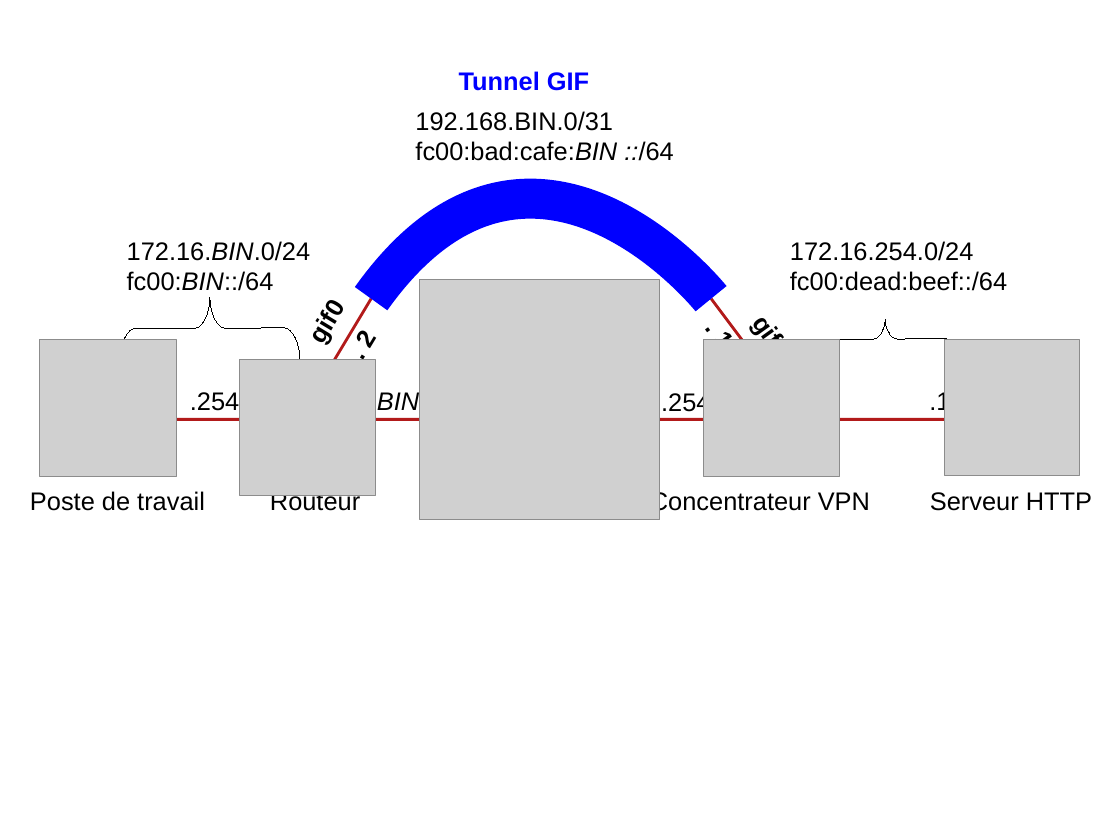
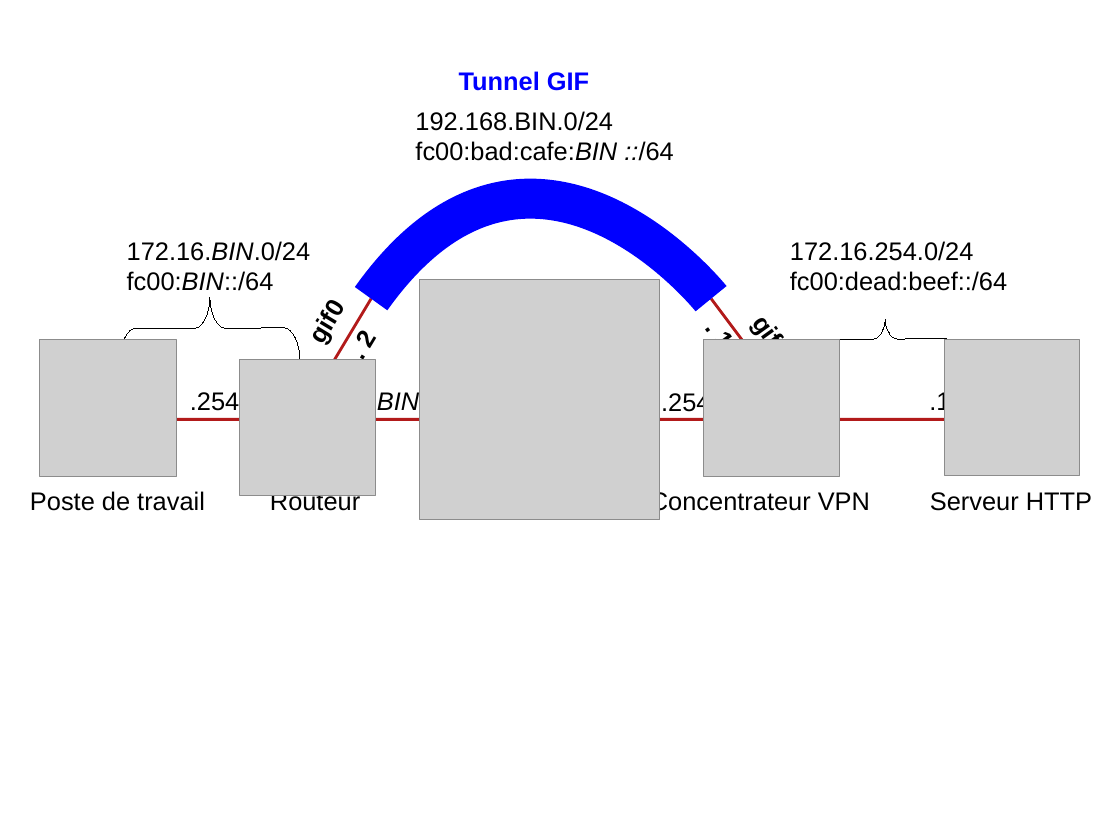
Before and after one commit to ocochard/TP-VPN, a slide deck: slide 4 of schemas.TP.odp. Drawn at 1120x840 pixels with LibreOffice and Linux fonts; fonts in the diff are those of the drawing; grey boxes stand for pictures. Boxes give left, top, right and bottom in pixels: in the first picture for what was removed or moved away, otherwise in the second. Text is boxed around its words. In the diff, an @@ line names an element or a change of style, - is before the commit and + after.

```diff
--- a/schemas.TP.odp
+++ b/schemas.TP.odp
@@ text at [415,111,613,131]: text changed @@
-192.168.BIN.0/31
+192.168.BIN.0/24
```
Also in this commit, not shown: 2 other files.
